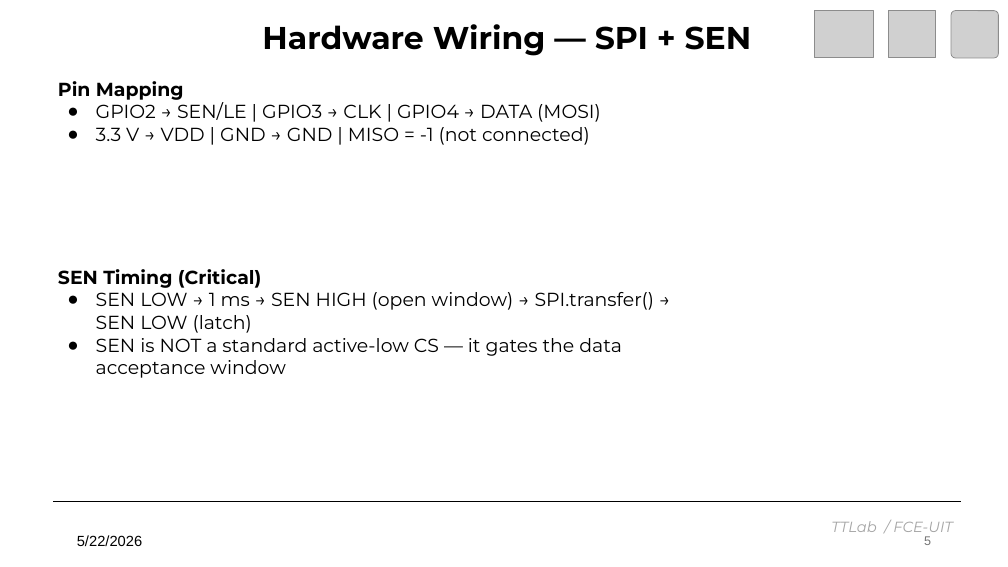
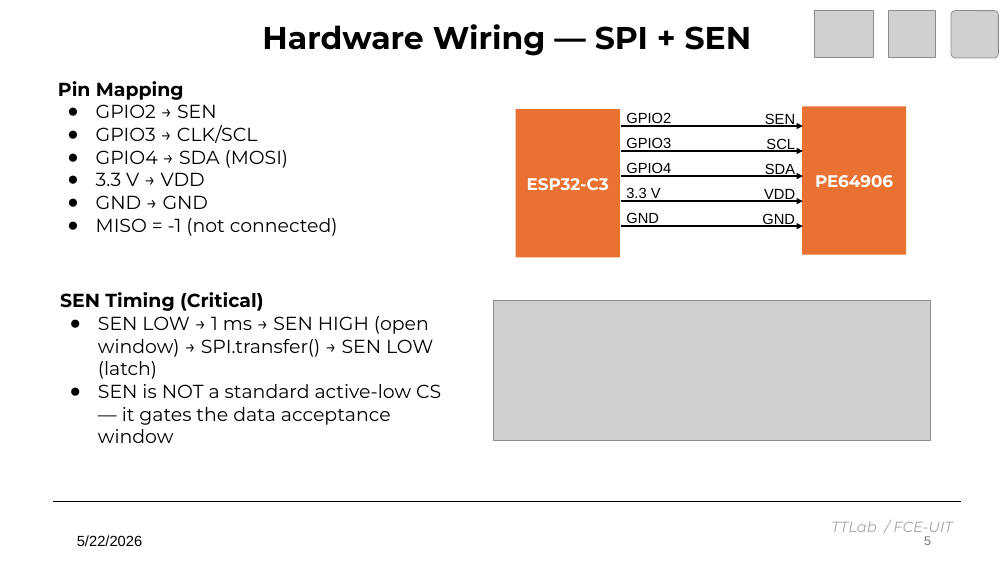
Before and after one commit to TuanPT176/OCP_Antenna_Control, a slide deck: slide 5 of ESP32C3_PE64906_TTLAB.pptx. Drawn at 1008x567 pixels with LibreOffice and Linux fonts; fonts in the diff are those of the drawing; grey boxes stand for pictures. Boxes give left, top, right and bottom in pixels: in the first picture for what was removed or moved away, otherwise in the second. Text is boxed around its words. In the diff, an @@ line names an element or a change of style, - is before the commit and + after.

Commit message:
Edit Slide

```diff
--- a/ESP32C3_PE64906_TTLAB.pptx
+++ b/ESP32C3_PE64906_TTLAB.pptx
@@ text at box(96, 104, 338, 236): text changed @@
-● GPIO2 → SEN/LE | GPIO3 → CLK | GPIO4 → DATA (MOSI)
-● 3.3 V → VDD | GND → GND | MISO = -1 (not connected)
+● GPIO2 → SEN
+● GPIO3 → CLK/SCL
+● GPIO4 → SDA (MOSI)
+● 3.3 V → VDD
+● GND → GND
+● MISO = -1 (not connected)
@@ rectangle added at box(516, 109, 620, 257), fill #E97132, 16 pt, text #FFFFFF, bold @@
+ESP32-C3
@@ text added at box(626, 112, 671, 126), 14 pt, text #000000 @@
+GPIO2
@@ text added at box(765, 114, 795, 127), 14 pt, text #000000 @@
+SEN
@@ rectangle added at box(802, 107, 907, 255), fill #E97132, 16 pt, text #FFFFFF, bold @@
+PE64906
@@ arrow added from (621, 126) to (803, 126), #000000 1.5 pt @@
@@ text added at box(626, 137, 671, 151), 14 pt, text #000000 @@
+GPIO3
@@ text added at box(766, 138, 795, 152), 14 pt, text #000000 @@
+SCL
@@ arrow added from (621, 151) to (803, 151), #000000 1.5 pt @@
@@ arrow added from (621, 176) to (803, 176), #000000 1.5 pt @@
@@ text added at box(626, 162, 671, 176), 14 pt, text #000000 @@
+GPIO4
@@ text added at box(765, 164, 795, 177), 14 pt, text #000000 @@
+SDA
@@ arrow added from (621, 201) to (803, 201), #000000 1.5 pt @@
@@ text added at box(626, 187, 661, 201), 14 pt, text #000000 @@
+3.3 V
@@ text added at box(764, 189, 795, 202), 14 pt, text #000000 @@
+VDD
@@ arrow added from (621, 226) to (803, 226), #000000 1.5 pt @@
@@ text added at box(626, 212, 659, 226), 14 pt, text #000000 @@
+GND
@@ text added at box(762, 214, 795, 227), 14 pt, text #000000 @@
+GND
@@ text "SEN Timing (Critical)" rewrapped from box(58, 269, 654, 378) to box(60, 292, 441, 443) @@
@@ picture added at box(493, 301, 930, 440) @@
```
Also in this commit, not shown: 6 other slides changed, 2 slides added, 2 other files.
